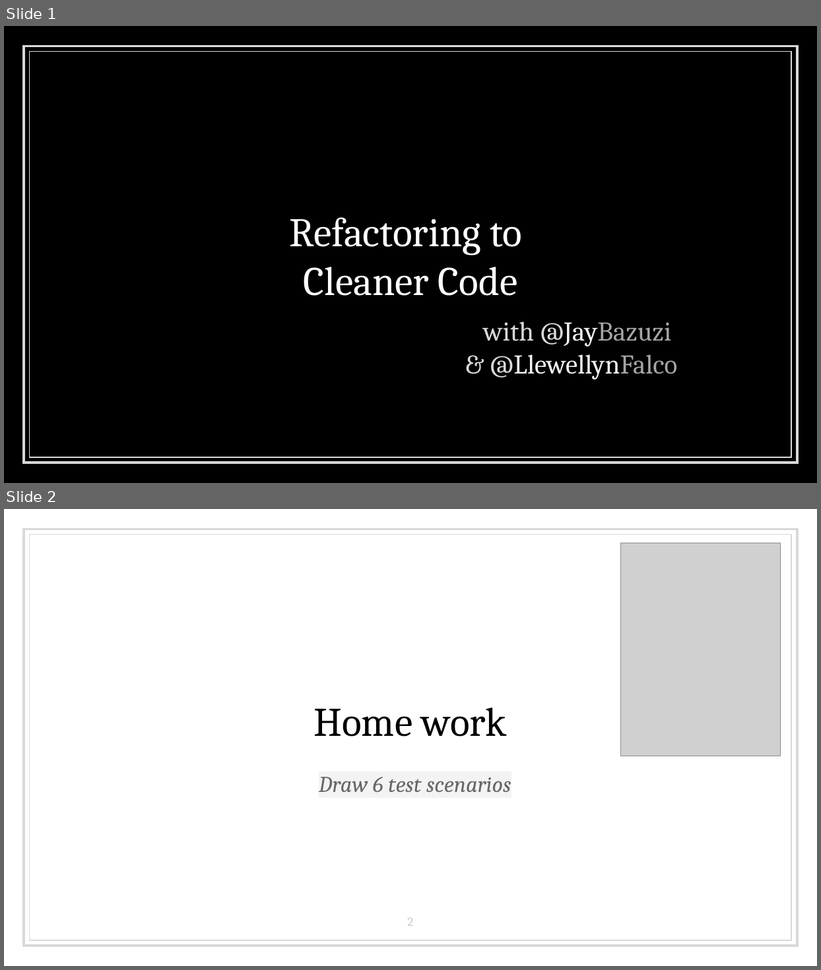
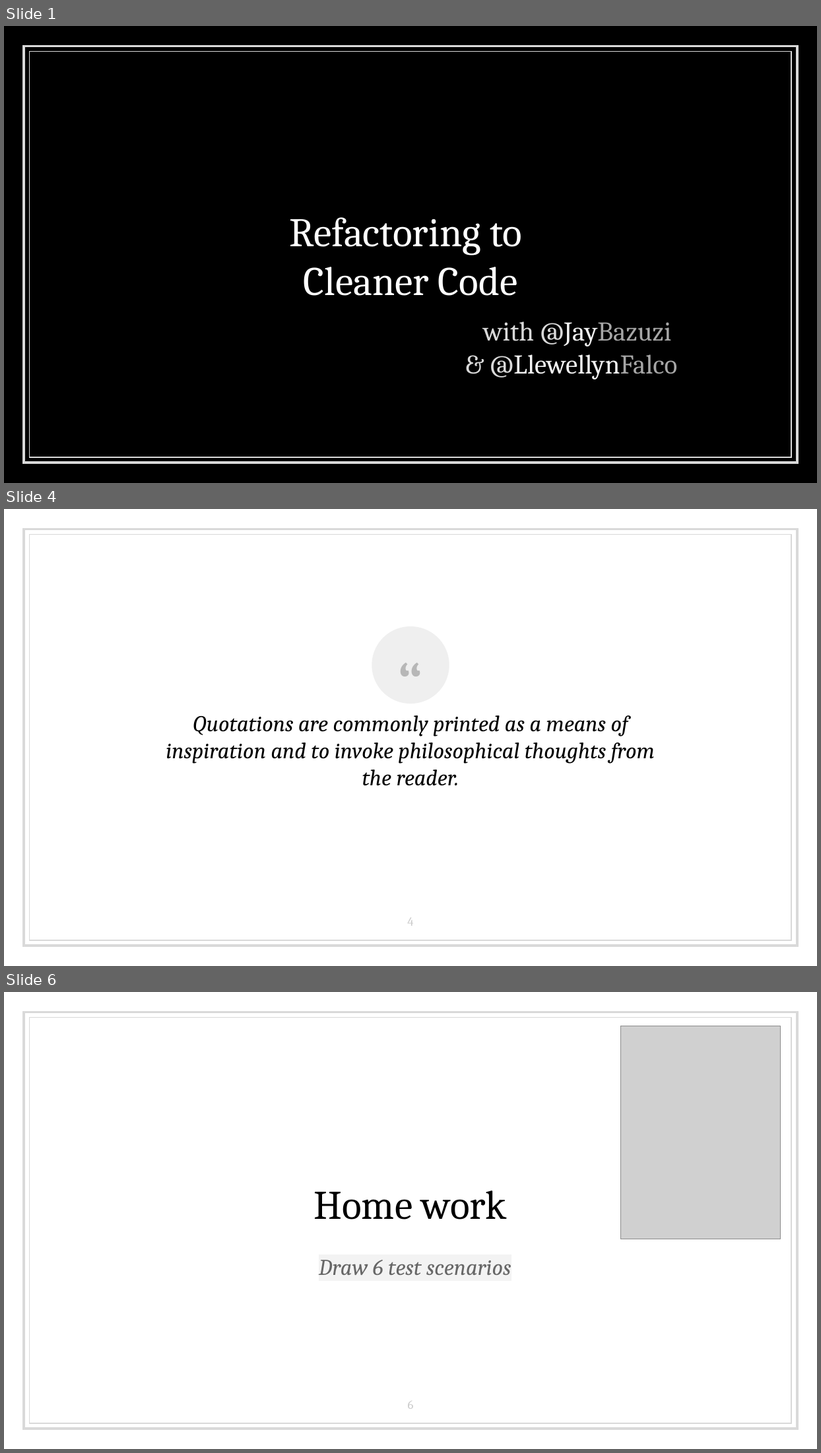
Before and after one commit to LearnWithLlew/RefactoringToCleanerCode.Slides, a slide deck: RefactoringToCleanerCode.pptx. Shown one above the other, each under a label of ours: slides 1 and 2 before the commit, slides 1, 4 and 6 after it; the slides between them are not shown. The pictures are 821x970 and 821x1453 pixels, drawn with LibreOffice and Linux fonts; fonts in the diff are those of the drawing; grey boxes stand for pictures. Boxes give left, top, right and bottom in pixels: in the first picture for what was removed or moved away, otherwise in the second. Text is boxed around its words. In the diff, an @@ line names an element or a change of style, - is before the commit and + after.

```diff
--- a/RefactoringToCleanerCode.pptx
+++ b/RefactoringToCleanerCode.pptx
@@ slide 4 added at (4,509,817,966), background #FFFFFF; not listed: 2 template elements that a slide beside it also shows @@
@@ ellipse added at (372,627,449,704), fill #EFEFEF @@
@@ text added at (323,632,498,681), 60 pt, text #B7B7B7 @@
+“
@@ text added at (166,716,655,786), 20 pt, text #000000, italic @@
+Quotations are commonly printed as a means of inspiration and to invoke philosophical thoughts from the reader.
@@ page number added at (407,918,413,926), 11 pt, text #CCCCCC @@
+4
@@ what was slide 2 is now slide 6 @@
@@ page number at (408,1401,414,1409): text changed @@
-2
+6
```
Also in this commit, not shown: 3 other slides added.
